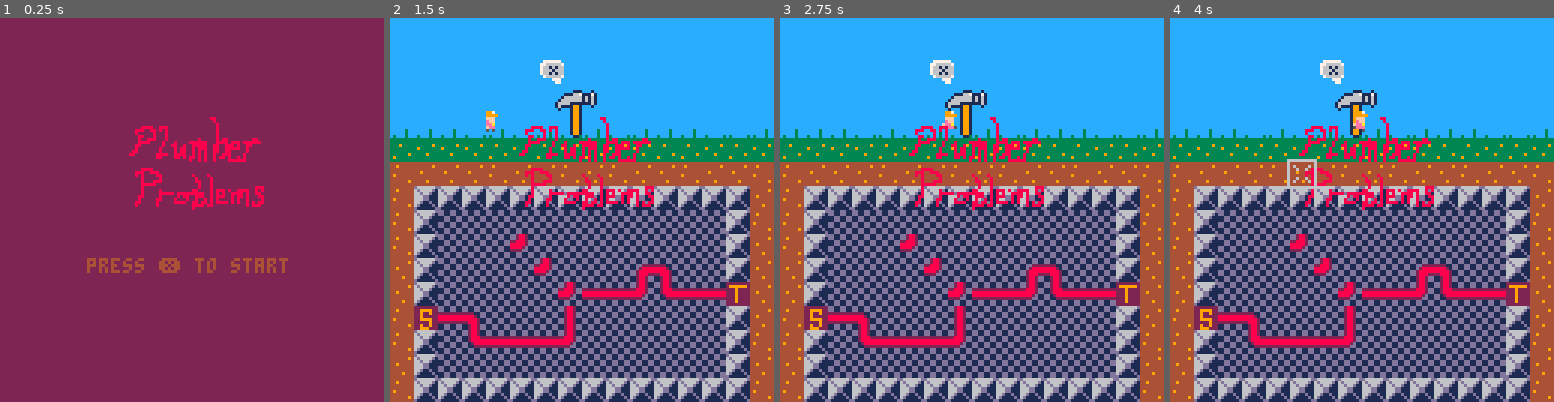
Above: before the commit, frames 1-4 (left to right).
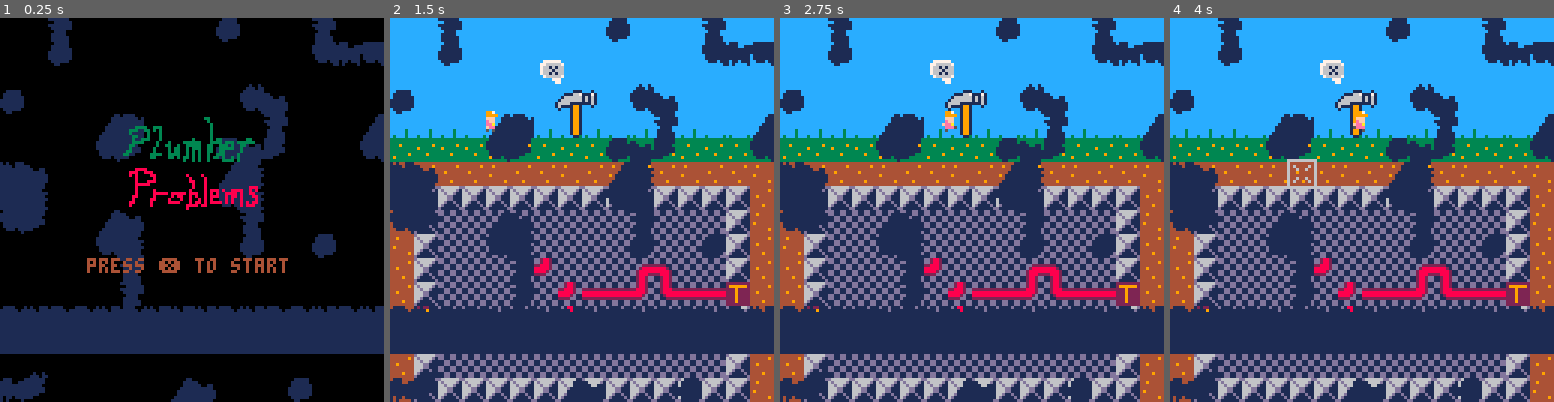
Above: after the commit, the same moments.

Repository: mphelp/picoresearch
Game: PICO-8 cartridge carts/game1.p8
Two runs of this game, one before a commit and one after it. Both use one fixed random seed, a clock stepped at 60 frames per second and the inputs below.
Inputs:
- Up to frame 1 (0.25 s): no input
- Up to frame 2 (1.5 s): tap X (X key) at 0.33, 1.07 s; tap O (Z key) at 0.7 s
- Up to frame 3 (2.75 s): hold Right 1.6-2.1 s; tap O (Z key) at 1.7, 2.1, 2.5 s; tap X (X key) at 1.85 s; hold Up 2.15-2.42 s; hold Right from 2.47 s (still down)
- Up to frame 4 (4 s): tap O (Z key) at 2.9, 3.3, 3.7 s; tap X (X key) at 2.97 s; release Right at 3.03 s; hold Left 3.08-3.58 s; hold Down 3.63-3.97 s

The runs differ from the first frame. In frame 1, 99% of the frame differs, in the area x 0-100%, y 0-100%; in frame 2, 20%; in frame 3, 20%; in frame 4, 20%.

Commit message:
Intro screen is way better

Diff:
--- a/carts/game1.p8
+++ b/carts/game1.p8
@@ -138,8 +138,11 @@
 end
 
 draw_title = function()
-    -- title
+    -- draw title
+
     map(0,0,0,0,16,16)
+    spr(10,38,32,6,4)
+    -- start button
     print("press ❎ to start", 29, 80, 4)
 end
 
@@ -180,7 +183,7 @@
 
 config = {
 	bgcolor = 0,
-    title_bgcolor = 2,
+    title_bgcolor = 0,
     DEBUG = false,
     DEBUG_SOLN = false,
     SHOW_SOLN = true
@@ -872,30 +875,30 @@
 000000000000000000000000000000000903060c0f0f050a0000000000000000903060c0f0f050a00000000000000000693c96c3a55a0000000000000000000000000000000000000000000000000000000000000000000000000000000000000000000000000000000000000001000000000000000000000000000000010101
 0000000000000000000000000000000000000000000000000000000000000000000000000000000000000000000000000000000000000000000000000000000000000000000000000000000000000000000000000000000000000000000000000000000000000000000000000000000000000000000000000000000000000000
 __map__
-000000000000000000000000000000005e5e5e5e5e5e5e5e5e5e5e5e5e5e5e5e5e5e5e5e5e5e5e5e5e5e5e5e5e5e5e5e5e5e5e5e5e5e5e5e5e5e5e5e5e5e5e5e5e5e5e5e5e5e5e5e5e5e5e5e5e5e5e5e5e5e5e5e5e5e5e5e5e5e5e5e5e5e5e5e0000000000000000000000000000000048484848484848484848484848484848
-000000000000000000000000000000005e5e5e5e5e5e5e5e5e5e5e5e5e5e5e5e5e5e5e5e5e5e5e5e5e5e5e5e5e5e5e5e5e5e5e5e5e5e5e5e5e5e5e5e5e5e5e5e5e5e5e5e5e5e5e5e5e5e5e5e5e5e5e5e5e5e5e5e5e5e5e5e5e5e5e5e5e5e5e5e0000000000000000000000000000000048000000000000000000000000000048
-000000000000000000000000000000005e5e5e5e5e5e5e5e5e5e5e5e5e5e5e5e5e5e5e5e5e5e5e5e5e5e5e5e5e5e5e5e5e5e5e5e5e5e5e5e5e5e5e5e5e5e5e5e5e5e5e5e5e5e5e5e5e5e5e5e5e5e5e5e5e5e5e5e5e5e5e5e5e5e5e5e5e5e5e5e0000000000000000000000000000000048000000000000000000000000000048
-000000000000000000000000000000005e5e5e5e5e5e5e5e5e5e5e5e5e5e5e5e5e5e5e5e5e5e5e5e5e5e5e5e5e5e5e5e5e5e5e5e5e5e5e5e5e5e5e5e5e5e5e5e5e5e5e5e5e5e5e5e5e5e5e5e5e5e5e5e5e5e5e5e5e5e5e5e5e5e5e5e5e5e5e5e0000000000000000000000000000000048000000000000000000000000000048
-00000000000a0b000d0e0000000000006e6e6e6f6e6f6e6f6e6f6e6e6e6f6f6e6e6e6e6f6e6f6e6f6e6f6e6e6e6f6f6e6e6e6e6f6e6f6e6f6e6f6e6e6e6f6f6e6e6e6e6f6e6f6e6f6e6f6e6e6e6f6f6e6e6e6e6f6e6f6e6f6e6f6e6e6e6f6f6e0000000000000000000000000000000048000000000000000000000000000048
-00000000001a1b1c1d1e1f00000000007e7f7f7f7e7f7e7f7e7f7f7e7e7f7e7f7e7f7f7f7e7f7e7f7e7f7f7e7e7f7e7f7e7f7f7f7e7f7e7f7e7f7f7e7e7f7e7f7e7f7f7f7e7f7e7f7e7f7f7e7e7f7e7f7e7f7f7f7e7f7e7f7e7f7f7e7e7f7e7f0000000000000000000000000000000048000000000000000000000000000048
-00000000002a2b002d000000000000007d6d6d6d7d6d6d7d6d7d6d6d7d6d6d7d7d6d6d6d7d6d6d7d6d7d6d6d7d6d6d7d7d6d0707070707070707070707077d7d7d6d0707070707070707070707077d7d7d6d0707070707070707070707077d7d0000000000000000000000000000000048000000000000000000000000000048
-00000000003a3b3c3d3e3f00000000007d7d6d6d6d6d6d6d6d6d6d6d6d6d6d6d7d07070707070707070707070707076d7d7d0700000000111616161200077d6d7d7d0700002123002122002700077d6d7d7d0522000011161616161612077d6d0000000000000000000000000000000048000000000000000000000000000048
-000000000000000000000000000000007d7d6d6d6d6d6d6d6d6d6d6d7d7d6d7d7d07000000000000000000000000077d7d6d0700000000000000001016366d7d7d6d0700002300212320262727046d7d7d6d0727000017000000000011366d7d0000000000000000000000000000000048000000000000000000000000000048
-000000000000000000000000000000007d7d6d6d6d6d6d6d7d7d6d6d6d7d7d6d7d07000000130000000000000000076d7d6d0700001100111616161300077d6d7d6d0700000000270027002727077d6d7d6d0720220034000000000017077d6d0000000000000000000000000000000048000000000000000000000000000048
-000000000000000000000000000000007d7d6d6d6d6d7d7d6d6d6d6d7d7d7d6d6d07000000001300000011120000076d6d7d0700001700170000000017077d6d6d7d0700002123270027000000077d6d6d7d0700202634262626262217077d6d0000000000000000000000000000000048000000000000000000000000000048
-000000000000000000000000000000007d6d6d6d6d7d7d7d7d7d6d6d7d6d7d6d6d07000000000013161613101616366d6d6d0700001012130000000017076d6d6d6d0700002420272623000000076d6d6d6d0700000034000000002035046d6d0000000000000000000000000000000048000000000000000000000000000048
-000000000000000000000000000000007d6d6d6d6d7d7d7d7d7d7d6d7d6d7d6d7d37161200000017000000000000076d7d7d3716161613000000001113076d6d7d7d0525262300270000000000076d6d7d7d0700000017170000001113076d6d0000000000000000000000000000000048000000000000000000000000000048
-000000000000000000000000000000007d7d6d6d6d6d6d6d6d7d7d7d7d7d7d7d7d07001016161613000000000000077d7d6d0700000000000000111300077d7d7d6d0700000000270000000000077d7d7d6d3716161613171616161300077d7d0000000000000000000000000000000048000000000000000000000000000048
-000000000000000000000000000000006d7d7d7d7d7d6d6d6d7d7d7d6d6d6d6d6d07000000000000000000000000076d6d7d0700001016161616130000077d6d6d7d0700202626230000000000077d6d6d7d0700000000170000000000077d6d0000000000000000000000000000000048000000000000000000000000000048
-000000000000000000000000000000007d6d6d6d6d7d7d7d6d6d6d6d6d6d6d7d7d07070707070707070707070707077d7d6d0707070707070707070707076d7d7d6d0707070707070707070707076d7d7d6d0707070707070707070707076d7d0000000000000000000000000000000048484848484848484848484848484848
+0000d3000000000000d1000000d300005e5e5e5e5e5e5e5e5e5e5e5e5e5e5e5e5e5e5e5e5e5e5e5e5e5e5e5e5e5e5e5e5e5e5e5e5e5e5e5e5e5e5e5e5e5e5e5e5e5e5e5e5e5e5e5e5e5e5e5e5e5e5e5e5e5e5e5e5e5e5e5e5e5e5e5e5e5e5e5e0000000000000000000000000000000048484848484848484848484848484848
+0000d100000000000000000000f2d2f25e5e5e5e5e5e5e5e5e5e5e5e5e5e5e5e5e5e5e5e5e5e5e5e5e5e5e5e5e5e5e5e5e5e5e5e5e5e5e5e5e5e5e5e5e5e5e5e5e5e5e5e5e5e5e5e5e5e5e5e5e5e5e5e5e5e5e5e5e5e5e5e5e5e5e5e5e5e5e5e0000000000000000000000000000000048000000000000000000000000000048
+00000000000000000000c500000000005e5e5e5e5e5e5e5e5e5e5e5e5e5e5e5e5e5e5e5e5e5e5e5e5e5e5e5e5e5e5e5e5e5e5e5e5e5e5e5e5e5e5e5e5e5e5e5e5e5e5e5e5e5e5e5e5e5e5e5e5e5e5e5e5e5e5e5e5e5e5e5e5e5e5e5e5e5e5e5e0000000000000000000000000000000048000000000000000000000000000048
+d1000000000000000000f2e3000000005e5e5e5e5e5e5e5e5e5e5e5e5e5e5e5e5e5e5e5e5e5e5e5e5e5e5e5e5e5e5e5e5e5e5e5e5e5e5e5e5e5e5e5e5e5e5e5e5e5e5e5e5e5e5e5e5e5e5e5e5e5e5e5e5e5e5e5e5e5e5e5e5e5e5e5e5e5e5e5e0000000000000000000000000000000048000000000000000000000000000048
+00000000e2c30000000000d3000000e26e6e6e6f6e6f6e6f6e6f6e6e6e6f6f6e6e6e6e6f6e6f6e6f6e6f6e6e6e6f6f6e6e6e6e6f6e6f6e6f6e6f6e6e6e6f6f6e6e6e6e6f6e6f6e6f6e6f6e6e6e6f6f6e6e6e6e6f6e6f6e6f6e6f6e6e6e6f6f6e0000000000000000000000000000000048000000000000000000000000000048
+00000000f2f3000000d1e3f3000000f27e7f7f7f7e7f7e7f7e7f7f7e7e7f7e7f7e7f7f7f7e7f7e7f7e7f7f7e7e7f7e7f7e7f7f7f7e7f7e7f7e7f7f7e7e7f7e7f7e7f7f7f7e7f7e7f7e7f7f7e7e7f7e7f7e7f7f7f7e7f7e7f7e7f7f7e7e7f7e7f0000000000000000000000000000000048000000000000000000000000000048
+c4e300000000000000e2d500000000007d6d6d6d7d6d6d7d6d7d6d6d7d6d6d7d7d6d6d6d7d6d6d7d6d7d6d6d7d6d6d7d7d6d0707070707070707070707077d7d7d6d0707070707070707070707077d7d7d6d0707070707070707070707077d7d0000000000000000000000000000000048000000000000000000000000000048
+e0d500000000000000f2d500000000007d7d6d6d6d6d6d6d6d6d6d6d6d6d6d6d7d07070707070707070707070707076d7d7d0700000000111616161200077d6d7d7d0700002123002122002700077d6d7d7d0522000011161616161612077d6d0000000000000000000000000000000048000000000000000000000000000048
+f2f30000e2e300000000d300000000007d7d6d6d6d6d6d6d6d6d6d6d7d7d6d7d7d07000000000000000000000000077d7d6d0700000000000000001016366d7d7d6d0700002300212320262727046d7d7d6d0727000017000000000011366d7d0000000000000000000000000000000048000000000000000000000000000048
+00000000f2d500000000d10000d100007d7d6d6d6d6d6d6d7d7d6d6d6d7d7d6d7d07000000130000000000000000076d7d6d0700001100111616161300077d6d7d6d0700000000270027002727077d6d7d6d0720220034000000000017077d6d0000000000000000000000000000000048000000000000000000000000000048
+0000000000d3000000000000000000007d7d6d6d6d6d7d7d6d6d6d6d7d7d7d6d6d07000000001300000011120000076d6d7d0700001700170000000017077d6d6d7d0700002123270027000000077d6d6d7d0700202634262626262217077d6d0000000000000000000000000000000048000000000000000000000000000048
+0000000000d3000000000000000000007d6d6d6d6d7d7d7d7d7d6d6d7d6d7d6d6d07000000000013161613101616366d6d6d0700001012130000000017076d6d6d6d0700002420272623000000076d6d6d6d0700000034000000002035046d6d0000000000000000000000000000000048000000000000000000000000000048
+c3c4c3c3c4c3c4c4c4c3c4c3c3c4c3c47d6d6d6d6d7d7d7d7d7d7d6d7d6d7d6d7d37161200000017000000000000076d7d7d3716161613000000001113076d6d7d7d0525262300270000000000076d6d7d7d0700000017170000001113076d6d0000000000000000000000000000000048000000000000000000000000000048
+e0e0e0e0e0e0e0e0e0e0e0e0e0e0e0e07d7d6d6d6d6d6d6d6d7d7d7d7d7d7d7d7d07001016161613000000000000077d7d6d0700000000000000111300077d7d7d6d0700000000270000000000077d7d7d6d3716161613171616161300077d7d0000000000000000000000000000000048000000000000000000000000000048
+00c500000000000000000000000000006d7d7d7d7d7d6d6d6d7d7d7d6d6d6d6d6d07000000000000000000000000076d6d7d0700001016161616130000077d6d6d7d0700202626230000000000077d6d6d7d0700000000170000000000077d6d0000000000000000000000000000000048000000000000000000000000000048
+d2f30000000000e2e3000000d10000007d6d6d6d6d7d7d7d6d6d6d6d6d6d6d7d7d07070707070707070707070707077d7d6d0707070707070707070707076d7d7d6d0707070707070707070707076d7d7d6d0707070707070707070707076d7d0000000000000000000000000000000048484848484848484848484848484848
 d0d0d0d0d0d0d0d0d0d0d0d0d0d0d0d0c0c0c0c0c0c0c0c0c0c0c0d0d0d00000000000000000000000000000000000000000000000000000000000000000000000000000000000000000000000000000000000000000000000000000000000000000000000000000000000000000000000000000000000000000000000000000
-d0d0d0d0d0d0d0d0d0d0d0d0d0d0d0d0c0c0c0e1d1c1c1d1c1c0c0d0d0d00000000000000000000000000000000000000000000000000000000000000000000000000000000000000000000000000000000000000000000000000000000000000000000000000000000000000000000000000000000000000000000000000000
-d0d0d0d0d0d0d0d0d0d0d0d0d0d0d0d0c0c0c0c1c1e1c2c3e1c0c0d0d0d00000000000000000000000000000000000000000000000000000000000000000000000000000000000000000000000000000000000000000000000000000000000000000000000000000000000000000000000000000000000000000000000000000
-d0d0d0d0d0d0d0d0d0d0d0d0d0d0d0d0f0c0c0e1c1c1c1c1d1c0c0d0d0d00000000000000000000000000000000000000000000000000000000000000000000000000000000000000000000000000000000000000000000000000000000000000000000000000000000000000000000000000000000000000000000000000000
-d0d0d0d0d0d0d0d0d0d0d0d0d0d0d0d0c0c0c0c0c0c0c0c0c0c0c0d0d0d00000000000000000000000000000000000000000000000000000000000000000000000000000000000000000000000000000000000000000000000000000000000000000000000000000000000000000000000000000000000000000000000000000
-d0d0d0d0d0d0d0d0d0d0d0d0d0d0d0d000000000000000000000000000000000000000000000000000000000000000000000000000000000000000000000000000000000000000000000000000000000000000000000000000000000000000000000000000000000000000000000000000000000000000000000000000000000
-d0d0d0d0d0d0d0d0d0d0d0d0d0d0d0d000f1f1f1f1f10000d0d0d0d0d0000000000000000000000000000000000000000000000000000000000000000000000000000000000000000000000000000000000000000000000000000000000000000000000000000000000000000000000000000000000000000000000000000000
-d0d0d0d0d0d0d0d0d0d0d0d0d0d0d0d000f1f1e4e5f10000d0c9c9c9d0000000000000000000000000000000000000000000000000000000000000000000000000000000000000000000000000000000000000000000000000000000000000000000000000000000000000000000000000000000000000000000000000000000
+d0d0d0000000000000000000000000d0c0c0c0e1d1c1c1d1c1c0c0d0d0d00000000000000000000000000000000000000000000000000000000000000000000000000000000000000000000000000000000000000000000000000000000000000000000000000000000000000000000000000000000000000000000000000000
+d0d0d00000f2f2f2f2f2f200000000d0c0c0c0c1c1e1c2c3e1c0c0d0d0d00000000000000000000000000000000000000000000000000000000000000000000000000000000000000000000000000000000000000000000000000000000000000000000000000000000000000000000000000000000000000000000000000000
+d0d0d00000e0e0e0e0e00063000000d0f0c0c0e1c1c1c1c1d1c0c0d0d0d00000000000000000000000000000000000000000000000000000000000000000000000000000000000000000000000000000000000000000000000000000000000000000000000000000000000000000000000000000000000000000000000000000
+d0d0d00000f1f1d3f1f10000000000d0c0c0c0c0c0c0c0c0c0c0c0d0d0d00000000000000000000000000000000000000000000000000000000000000000000000000000000000000000000000000000000000000000000000000000000000000000000000000000000000000000000000000000000000000000000000000000
+d0d0d000000000d2d1e10000000000d000000000000000000000000000000000000000000000000000000000000000000000000000000000000000000000000000000000000000000000000000000000000000000000000000000000000000000000000000000000000000000000000000000000000000000000000000000000
+d0d0d0000000000000000000000000d000f1f1f1f1f10000d0d0d0d0d0000000000000000000000000000000000000000000000000000000000000000000000000000000000000000000000000000000000000000000000000000000000000000000000000000000000000000000000000000000000000000000000000000000
+d0d0d0000000000000000000000000d000f1f1e4e5f10000d0c9c9c9d0000000000000000000000000000000000000000000000000000000000000000000000000000000000000000000000000000000000000000000000000000000000000000000000000000000000000000000000000000000000000000000000000000000
 d0d0d0d0d0d0d0d0d0d0d0d0d0d0d0d000f1f1f4f5f10000d0c9c9c9d0000000000000000000000000000000000000000000000000000000000000000000000000000000000000000000000000000000000000000000000000000000000000000000000000000000000000000000000000000000000000000000000000000000
 d0d0d0d0d0d0d0d0d0d0d0d0d0d0d0d000f1f1f1f1f10000d0d0d0d0d0000000000000000000000000000000000000000000000000000000000000000000000000000000000000000000000000000000000000000000000000000000000000000000000000000000000000000000000000000000000000000000000000000000
 d0d0d0d0d0d0d0d0d0d0d0d0d0d0d0d000000000000000000000000000000000000000000000000000000000000000000000000000000000000000000000000000000000000000000000000000000000000000000000000000000000000000000000000000000000000000000000000000000000000000000000000000000000
Not shown, changed: 51 lines of the sprite sheet (__gfx__) section of carts/game1.p8
